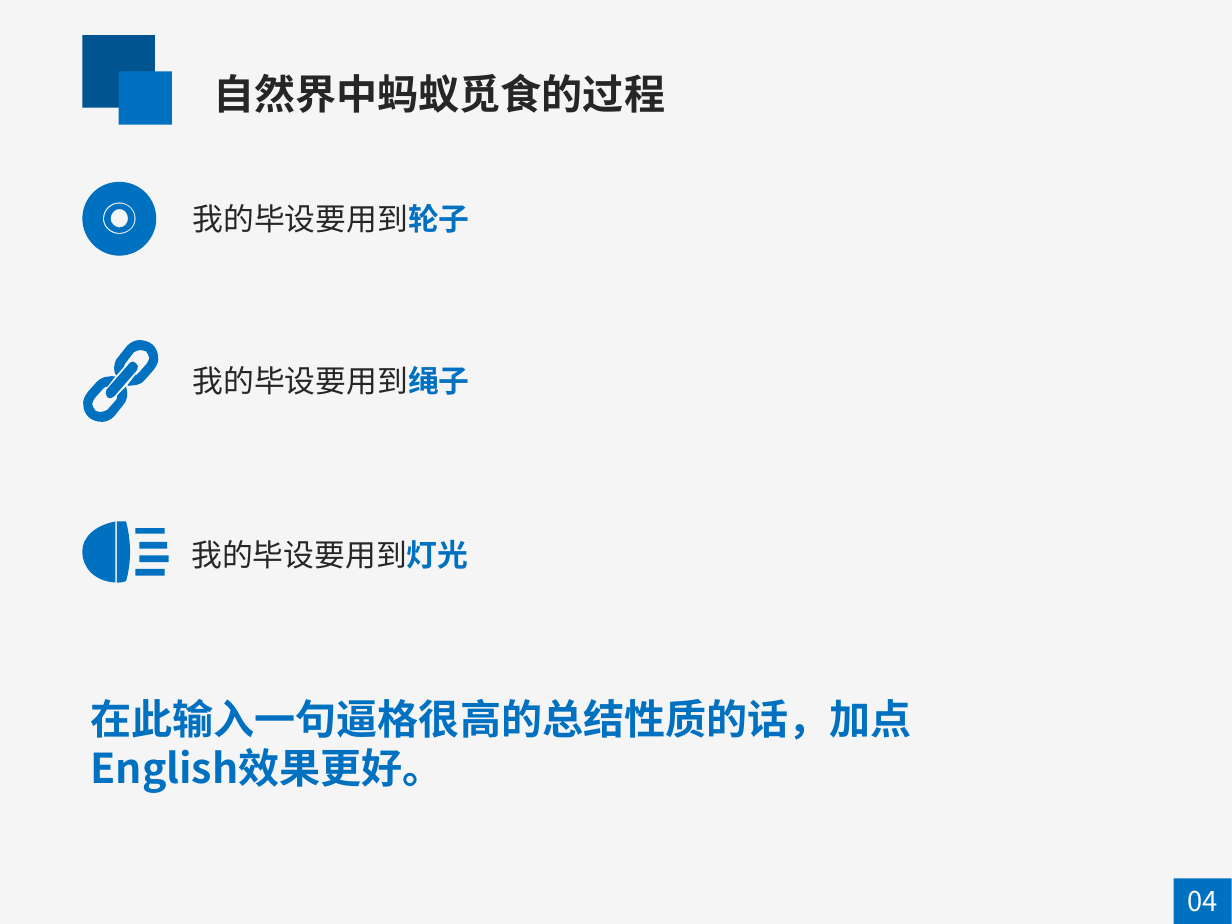
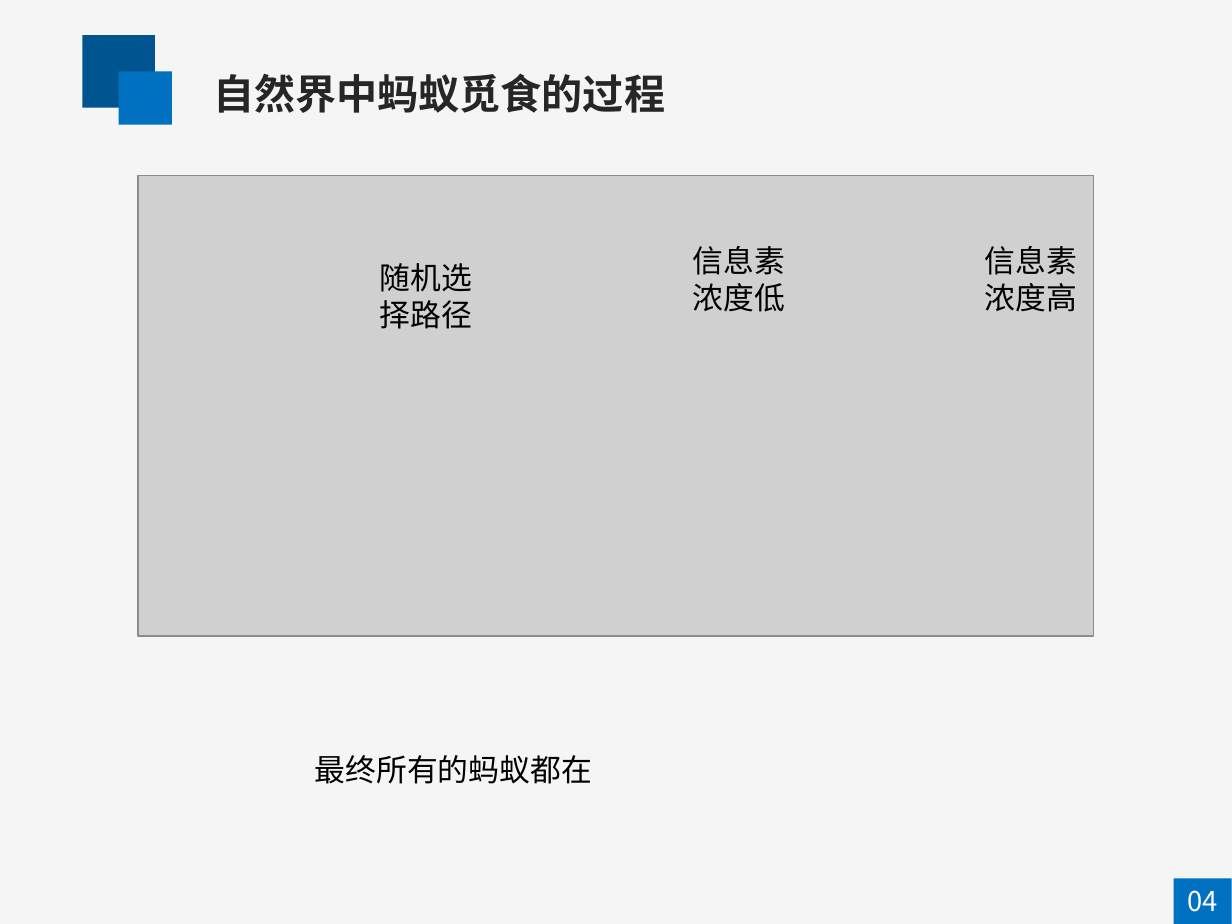
Before and after one commit to mapengfei-nwpu/ant, a slide deck: slide 4 of 蚁群优化算法.pptx. Drawn at 1232x924 pixels with LibreOffice and Linux fonts; fonts in the diff are those of the drawing; grey boxes stand for pictures. Boxes give left, top, right and bottom in pixels: in the first picture for what was removed or moved away, otherwise in the second. Text is boxed around its words. In the diff, an @@ line names an element or a change of style, - is before the commit and + after.

```diff
--- a/蚁群优化算法.pptx
+++ b/蚁群优化算法.pptx
@@ picture added at (138,175,1094,636) @@
@@ freeform shape removed at (83,182,156,256) @@
@@ freeform shape removed at (103,203,134,233) @@
@@ text removed at (192,203,469,233) @@
-我的毕设要用到轮子
@@ text added at (380,263,472,329), 18 pt, text #000000 @@
+随机选择路径
@@ text added at (693,246,785,312), 18 pt, text #000000 @@
+信息素浓度低
@@ text added at (985,246,1077,312), 18 pt, text #000000 @@
+信息素浓度高
@@ freeform shape removed at (83,340,159,421) @@
@@ text removed at (192,366,469,395) @@
-我的毕设要用到绳子
@@ freeform shape removed at (83,521,169,583) @@
@@ text removed at (191,539,468,569) @@
-我的毕设要用到灯光
@@ text removed at (90,699,911,793) @@
-在此输入一句逼格很高的总结性质的话，加点English效果更好。
@@ text added at (315,755,592,784), 18 pt, text #000000 @@
+最终所有的蚂蚁都在
```
Also in this commit, not shown: 2 other slides changed, 1 slide added, 1 slide removed, 26 other files.
